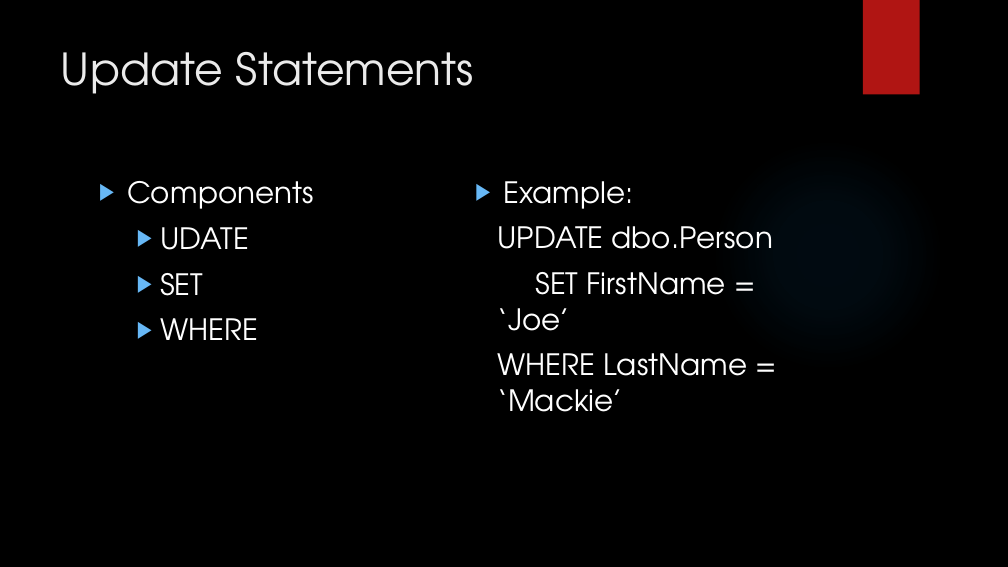
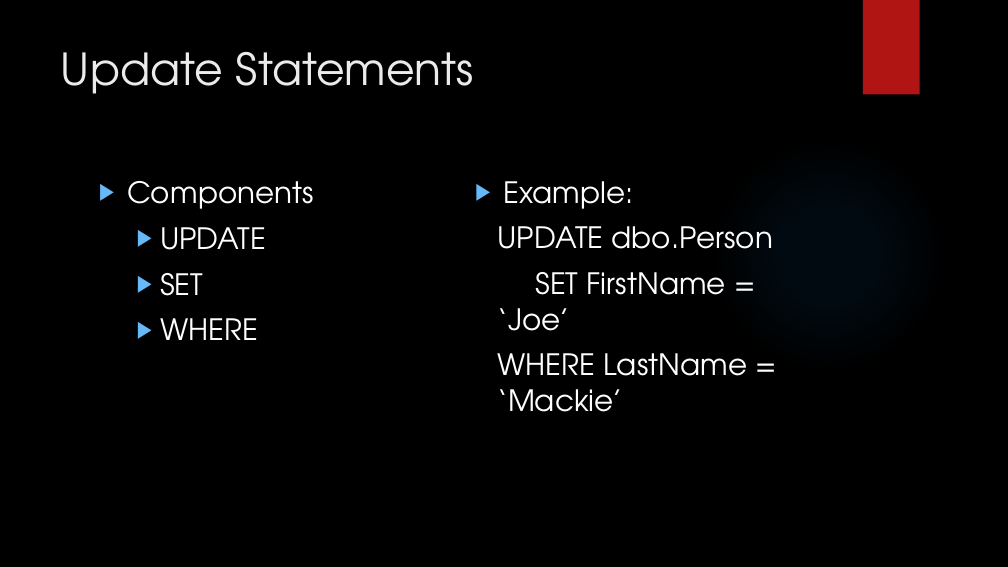
Before and after one commit to LogolsLLC/LogolsFebruary2018, a slide deck: slide 8 of Slides/04_Sql_TrainingPlan.pptx. Drawn at 1008x567 pixels with LibreOffice and Linux fonts; fonts in the diff are those of the drawing; background and template pictures are left out. Boxes give left, top, right and bottom in pixels: in the first picture for what was removed or moved away, otherwise in the second. Text is boxed around its words. In the diff, an @@ line names an element or a change of style, - is before the commit and + after.

```diff
--- a/Slides/04_Sql_TrainingPlan.pptx
+++ b/Slides/04_Sql_TrainingPlan.pptx
@@ text at box(160, 227, 266, 250): text changed @@
-  ▶ UDATE
+  ▶ UPDATE
```
Also in this commit, not shown: 1 other slide changed.
